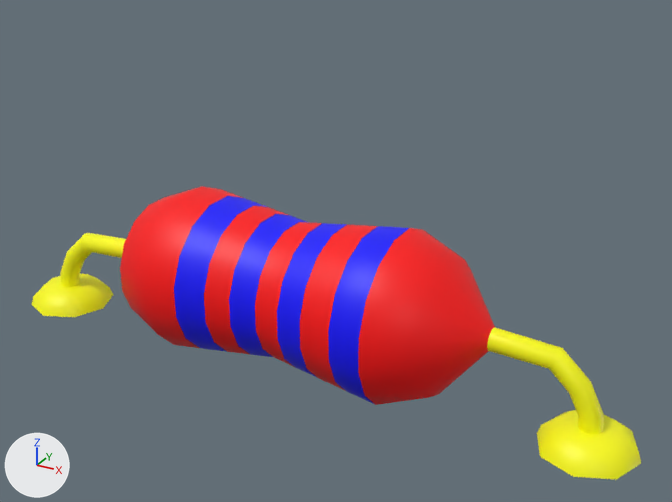
One commit to the FBX model Assets/Resistor/resistor.fbx: the scene before it, then after it.
Rendered twice from a 50 mm camera at (-0.4245, 0.2253, 0.1488) aimed at (-0.5041, 0.3699, 0.0765). Arrows for +X, +Y and +Z are at lower left; the lights stay in place.

Objects in the first picture: 'resistor'.
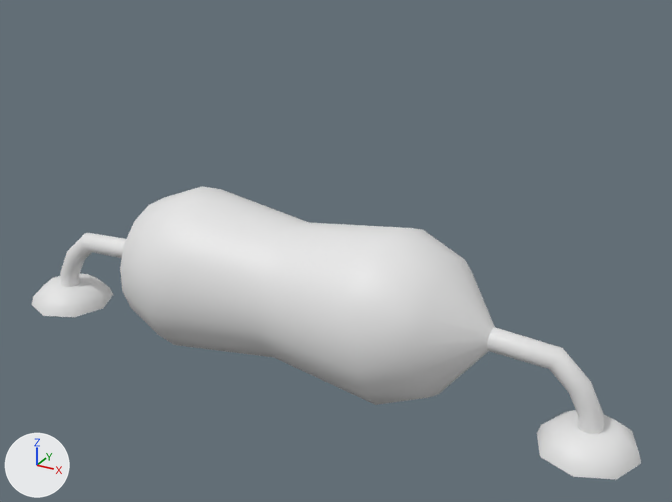
Where the change shows, as pixel boxes (x1, y1, x2, y2) in the pictures (672 x 502 px):
part 1 of me_cylinder_011, recoloured (red to white)
    both: (120, 186, 495, 405)
part 2 of me_cylinder_011, recoloured (blue to white)
    both: (174, 196, 409, 404)
part 3 of me_cylinder_011, recoloured (yellow to white)
    both: (31, 233, 641, 479)

Patch to the scene script:
```diff
--- a/Assets/Resistor/resistor.fbx.py
+++ b/Assets/Resistor/resistor.fbx.py
@@ mat_resistor @@
+mat_resistor = principled_material('resistor')
+mat_resistor.base_color = (0.8, 0.8, 0.8)  # white #e7e7e7
@@ me_cylinder_011 @@
 me_cylinder_011.from_pydata(...)  # 386 vertices, 356 faces; spans x -0.0094..0.1314, y -0.0168..0.0168, z 0.0..0.0649
 # used by ob_resistor; location = (-0.5739, 0.368, 0.05)
+# me_cylinder_011 part 1: all 128 faces that had it switch from mat_tt_color_00_001 (red #ff0000) to mat_resistor (white #e7e7e7)
+# me_cylinder_011 part 2: all 64 faces that had it switch from mat_tt_color_01_002 (blue #0000ff) to mat_resistor (white #e7e7e7)
+# me_cylinder_011 part 3: all 164 faces that had it switch from mat_tt_color_03_001 (yellow #ffff00) to mat_resistor (white #e7e7e7)
```
